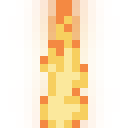
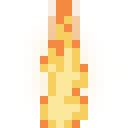
Two versions of the same layered image (128×128). Layer-by-layer changes:
added layer "wall_vertical.png copy #1" above "wall_vertical.png copy" over [24, 8, 104, 128]
hid "wall_vertical.png copy" over [24, 0, 104, 128]
